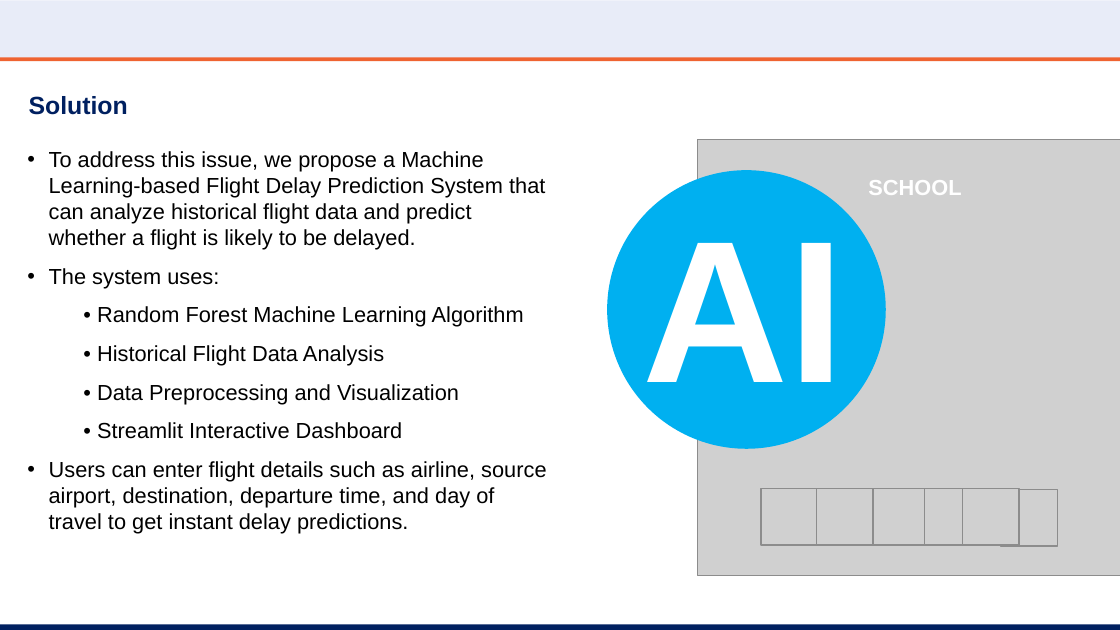
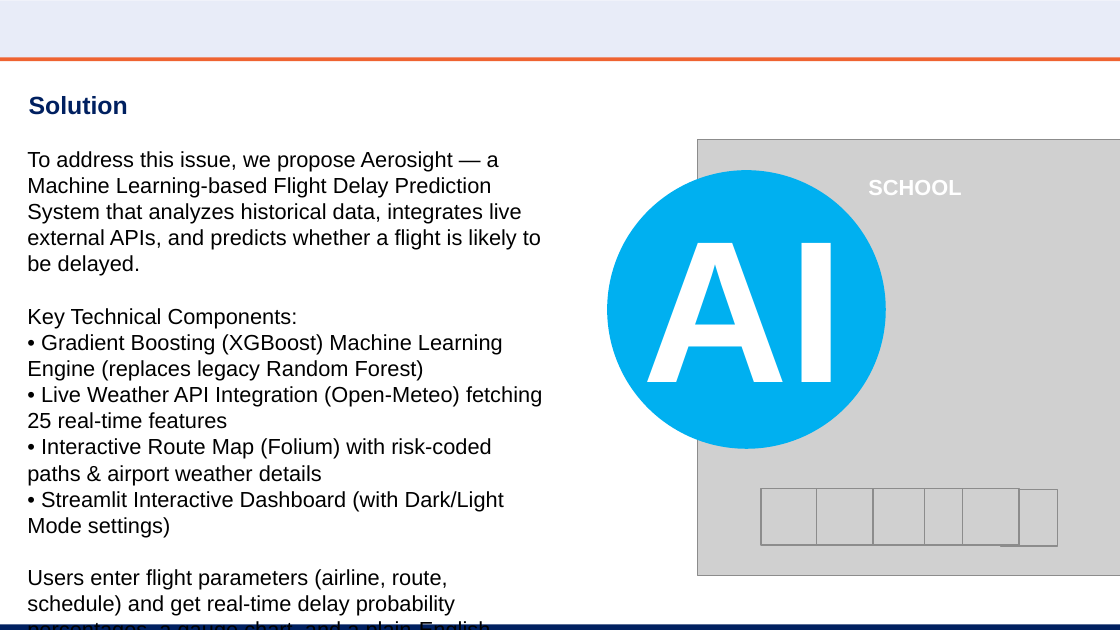
Before and after one commit to Amalkp22/Flight-Delay-Deduction-System, a slide deck: slide 3 of Flight_Delay_Prediction_System.pptx. Drawn at 1120x630 pixels with LibreOffice and Linux fonts; fonts in the diff are those of the drawing; grey boxes stand for pictures; background and template pictures are left out. Boxes give left, top, right and bottom in pixels: in the first picture for what was removed or moved away, otherwise in the second. Text is boxed around its words. In the diff, an @@ line names an element or a change of style, - is before the commit and + after.

Commit message:
docs: update Flight Delay Prediction System presentation slides to reflect project features

```diff
--- a/Flight_Delay_Prediction_System.pptx
+++ b/Flight_Delay_Prediction_System.pptx
@@ text at (27, 151, 542, 616): text changed @@
-• To address this issue, we propose a Machine Learning-based Flight Delay Prediction System that can analyze historical flight data and predict whether a flight is likely to be delayed.
-• The system uses:
-• Random Forest Machine Learning Algorithm
-• Historical Flight Data Analysis
-• Data Preprocessing and Visualization
-• Streamlit Interactive Dashboard
-• Users can enter flight details such as airline, source airport, destination, departure time, and day of travel to get instant delay predictions.
+To address this issue, we propose Aerosight — a Machine Learning-based Flight Delay Prediction System that analyzes historical data, integrates live external APIs, and predicts whether a flight is likely to be delayed.
+Key Technical Components:
+• Gradient Boosting (XGBoost) Machine Learning Engine (replaces legacy Random Forest)
+• Live Weather API Integration (Open-Meteo) fetching 25 real-time features
+• Interactive Route Map (Folium) with risk-coded paths & airport weather details
+• Streamlit Interactive Dashboard (with Dark/Light Mode settings)
+Users enter flight parameters (airline, route, schedule) and get real-time delay probability percentages, a gauge chart, and a plain-English verdict.
```
Also in this commit, not shown: 2 other slides changed.
